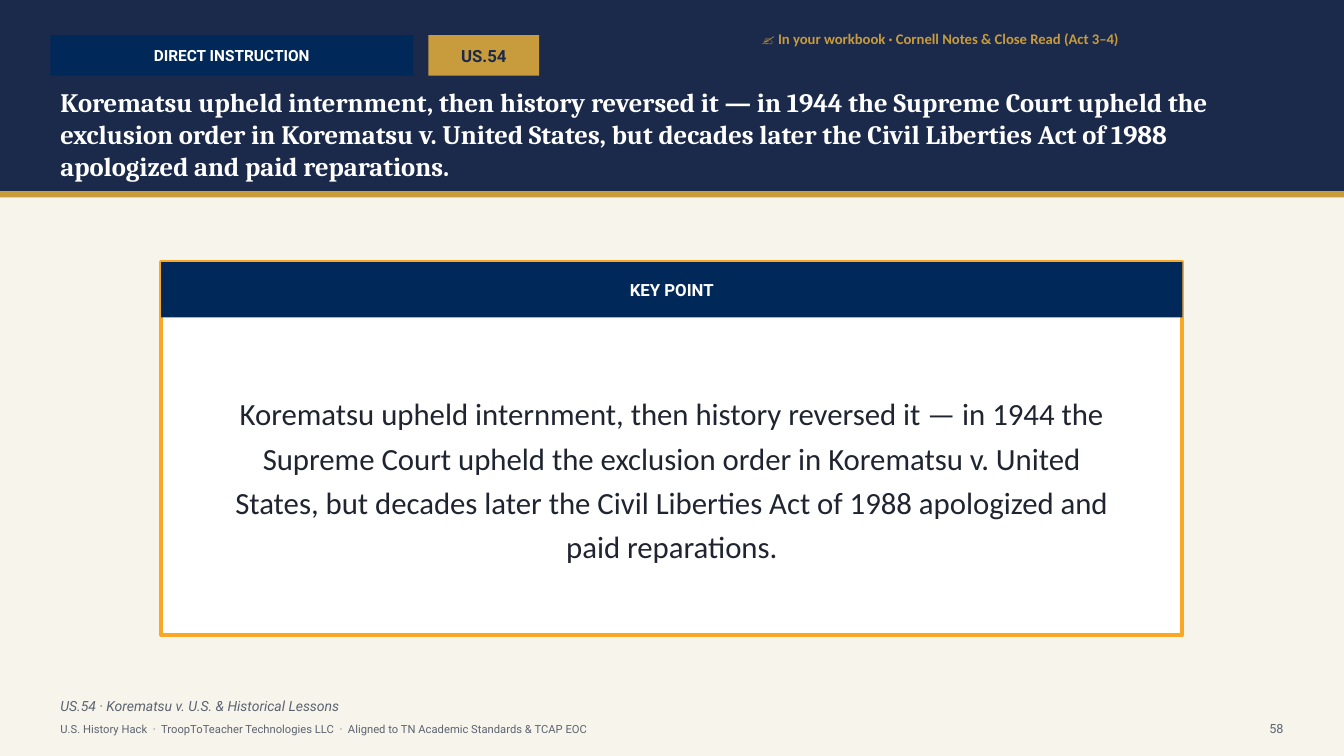
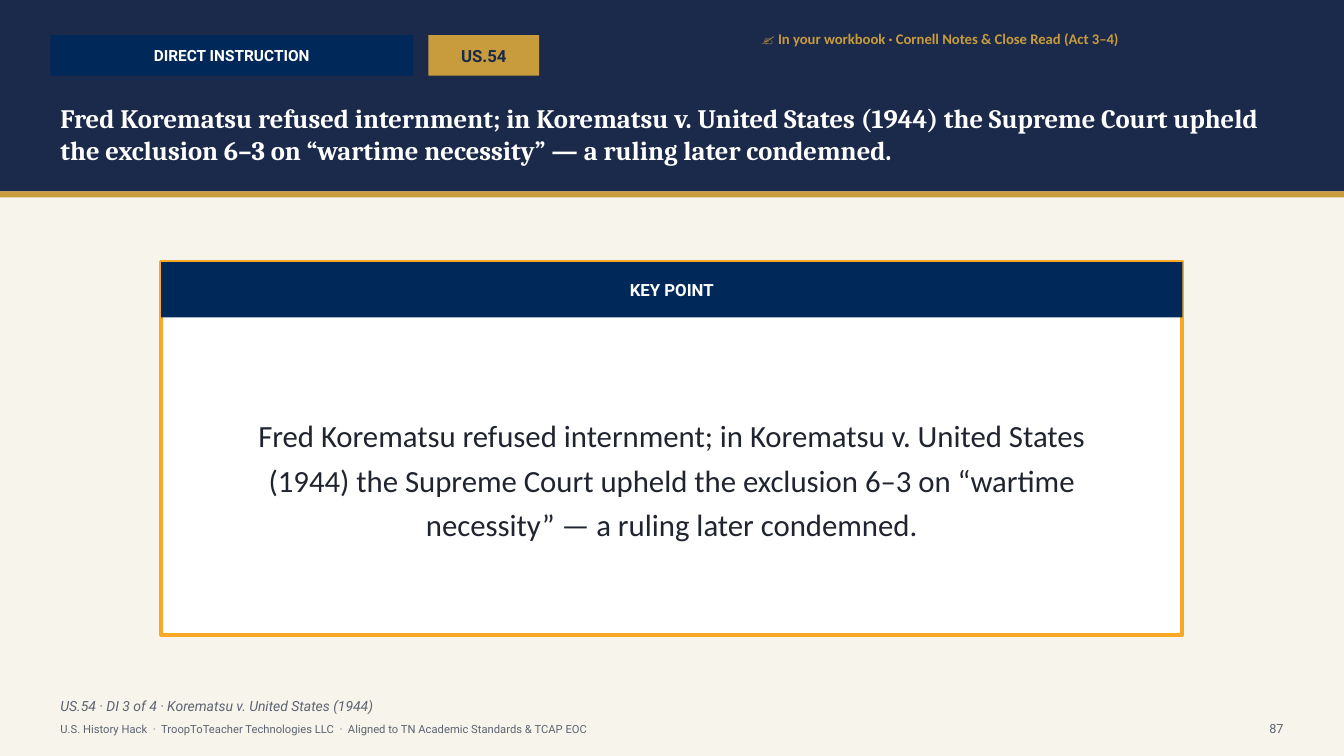
Before and after one commit to Trooptoteacher/trooptoteacher-history, a slide deck: slide 88 of 00_START_HERE/UNIT6_DECKS_BUILD/Unit6_Student_Deck_CourseStandard.pptx (slide 77 before the commit). Drawn at 1344x756 pixels with LibreOffice and Linux fonts; fonts in the diff are those of the drawing. Boxes give left, top, right and bottom in pixels: in the first picture for what was removed or moved away, otherwise in the second. Text is boxed around its words. In the diff, an @@ line names an element or a change of style, - is before the commit and + after.

```diff
--- a/00_START_HERE/UNIT6_DECKS_BUILD/Unit6_Student_Deck_CourseStandard.pptx
+++ b/00_START_HERE/UNIT6_DECKS_BUILD/Unit6_Student_Deck_CourseStandard.pptx
@@ text at (60, 109, 1257, 166): text changed @@
-Korematsu upheld internment, then history reversed it — in 1944 the Supreme Court upheld the exclusion order in Korematsu v. United States, but decades later the Civil Liberties Act of 1988 apologized and paid reparations.
+Fred Korematsu refused internment; in Korematsu v. United States (1944) the Supreme Court upheld the exclusion 6–3 on “wartime necessity” — a ruling later condemned.
@@ text at (258, 425, 1085, 542): text changed @@
-Korematsu upheld internment, then history reversed it — in 1944 the Supreme Court upheld the exclusion order in Korematsu v. United States, but decades later the Civil Liberties Act of 1988 apologized and paid reparations.
+Fred Korematsu refused internment; in Korematsu v. United States (1944) the Supreme Court upheld the exclusion 6–3 on “wartime necessity” — a ruling later condemned.
@@ text at (60, 700, 373, 714): text changed @@
-US.54 · Korematsu v. U.S. & Historical Lessons
+US.54 · DI 3 of 4 · Korematsu v. United States (1944)
@@ text at (1269, 724, 1283, 733): text changed @@
-58
+87
```
Also in this commit, not shown: 108 other slides changed, 16 slides added, 1 slide removed, 2 other files.
